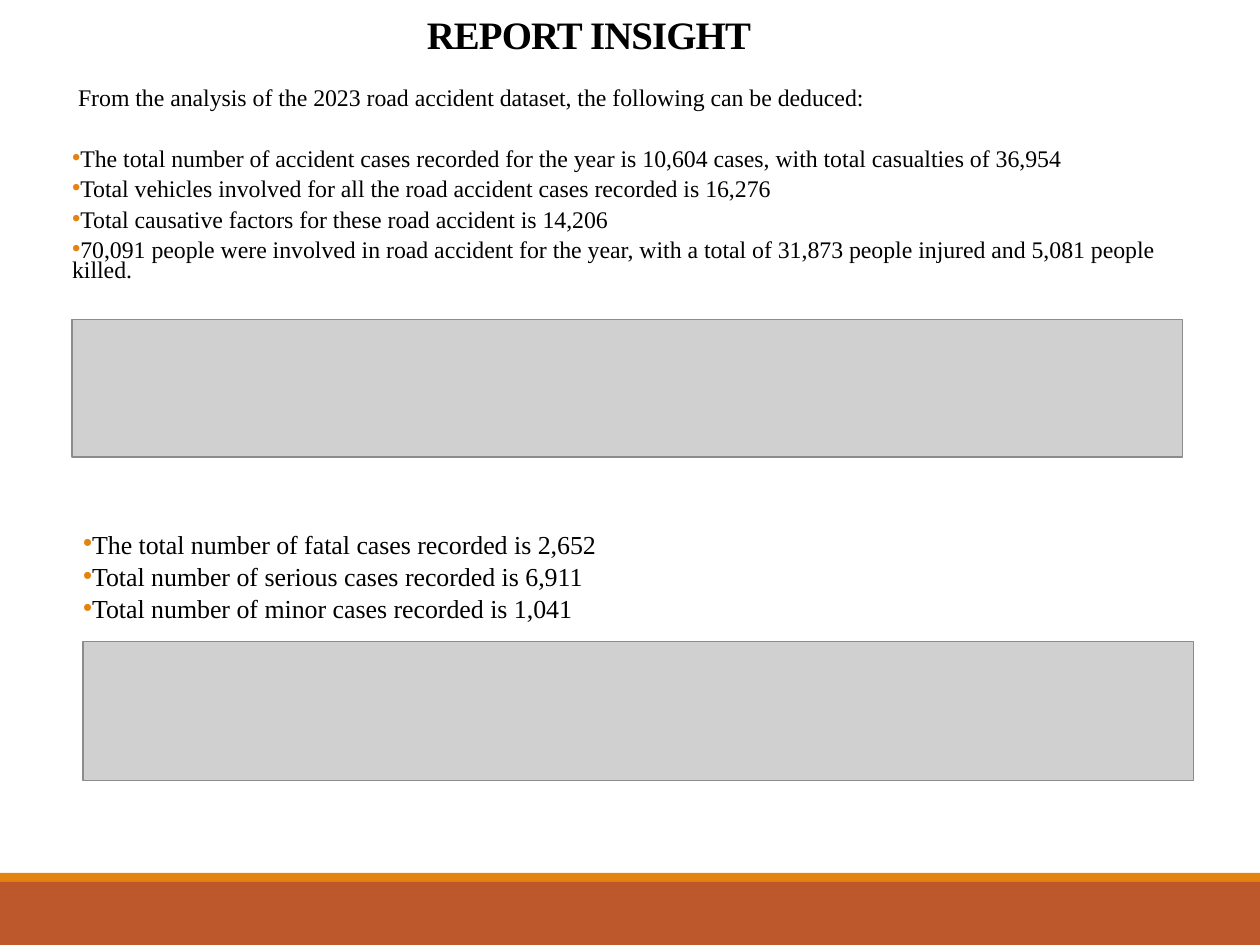
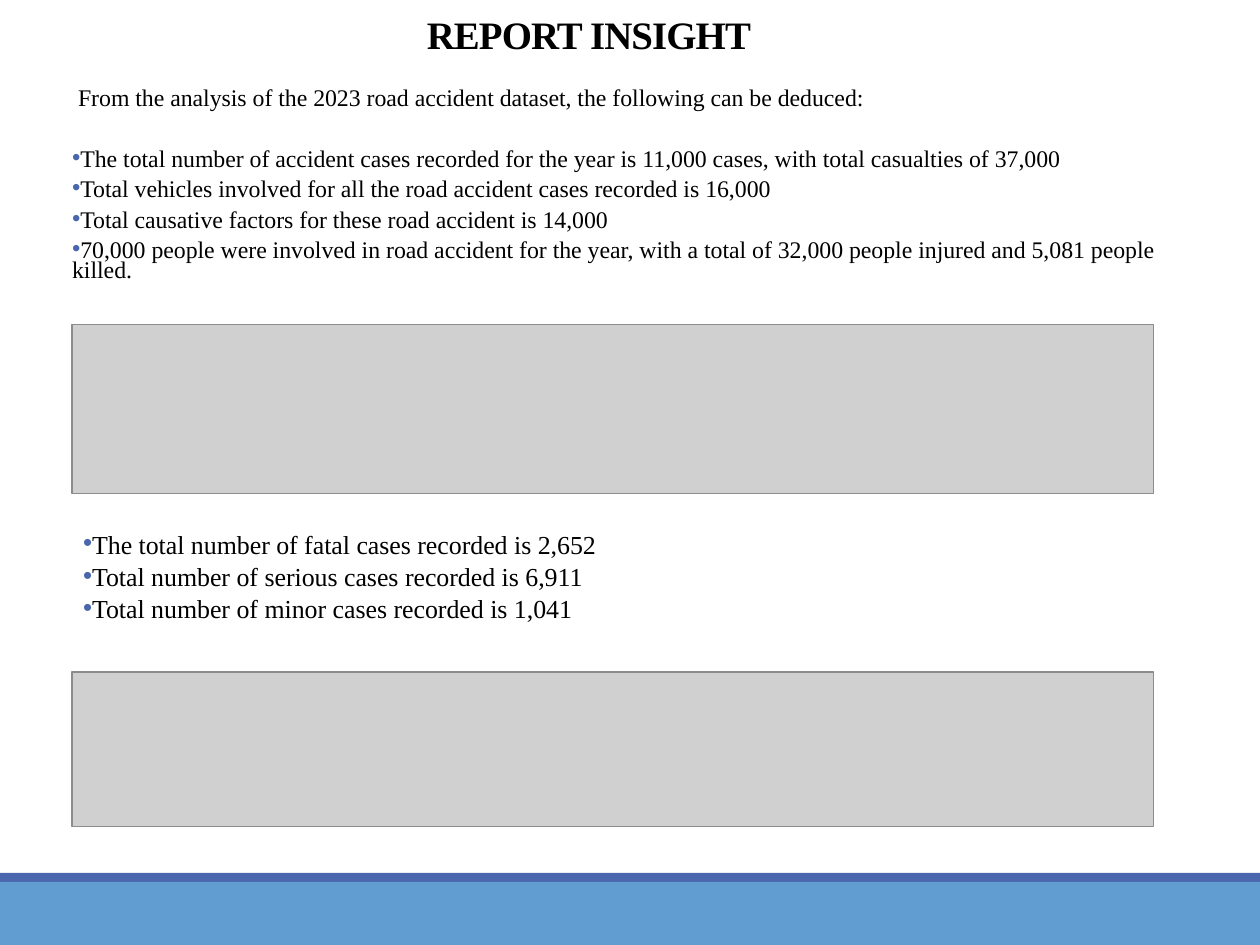
Before and after one commit to bisi-leye/RoadAccidentAnalysis, a slide deck: slide 5 of Road Accident Analysis Presentation Slides.pptx. Drawn at 1260x945 pixels with LibreOffice and Linux fonts; fonts in the diff are those of the drawing; grey boxes stand for pictures. Boxes give left, top, right and bottom in pixels: in the first picture for what was removed or moved away, otherwise in the second. Text is boxed around its words. In the diff, an @@ line names an element or a change of style, - is before the commit and + after.

```diff
--- a/Road Accident Analysis Presentation Slides.pptx
+++ b/Road Accident Analysis Presentation Slides.pptx
@@ text at (72, 150, 1154, 279): text changed @@
-• The total number of accident cases recorded for the year is 10,604 cases, with total casualties of 36,954
-• Total vehicles involved for all the road accident cases recorded is 16,276
-• Total causative factors for these road accident is 14,206
-• 70,091 people were involved in road accident for the year, with a total of 31,873 people injured and 5,081 people killed.
+• The total number of accident cases recorded for the year is 11,000 cases, with total casualties of 37,000
+• Total vehicles involved for all the road accident cases recorded is 16,000
+• Total causative factors for these road accident is 14,000
+• 70,000 people were involved in road accident for the year, with a total of 32,000 people injured and 5,081 people killed.
@@ picture: place and size @@
-picture at (72, 320, 1182, 457)
+picture at (72, 325, 1153, 494)
@@ text "The total number of fatal ..." at (92, 535, 596, 622): bullet colour #E48312 to #4A66AC @@
@@ picture: place and size @@
-picture at (83, 641, 1193, 780)
+picture at (72, 672, 1153, 827)
@@ rectangle at (0, 873, 1260, 882): fill #E48312 to #4A66AC @@
@@ rectangle at (0, 882, 1260, 945): fill #BD582C to #629DD1 @@
```
Also in this commit, not shown: 10 other slides changed, 1 other file.
